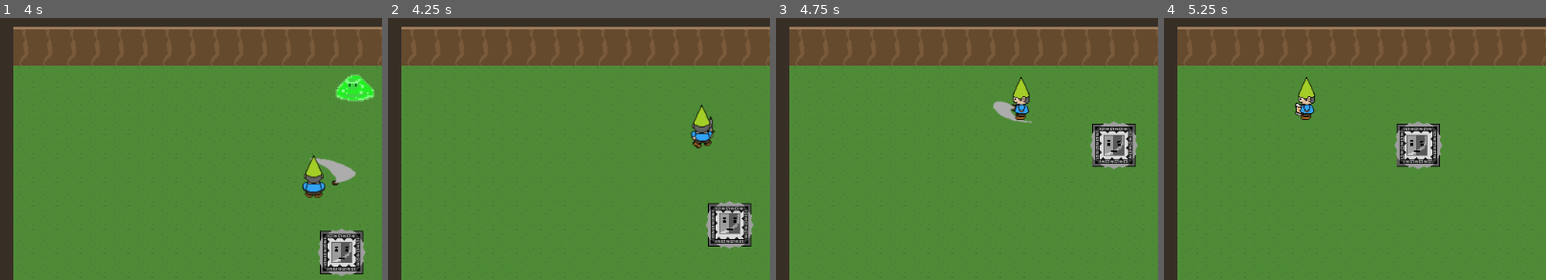
Above: before the commit, frames 1-4 (left to right).
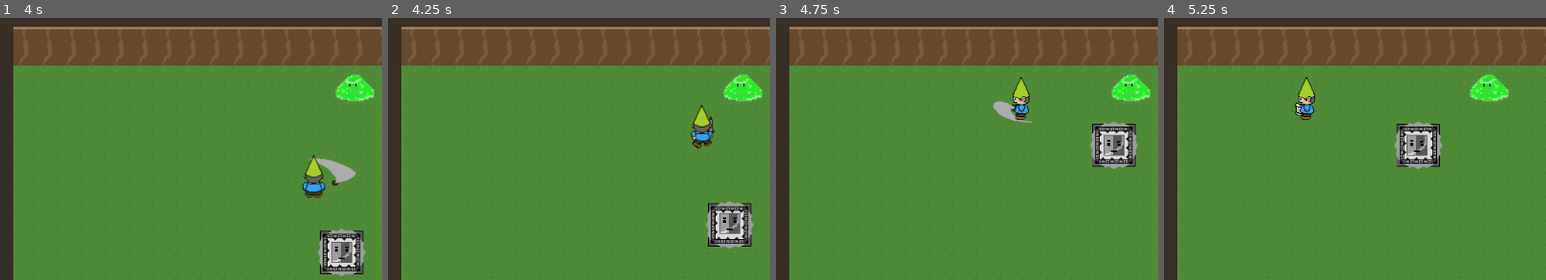
Above: after the commit, the same moments.

Repository: mfurtak/gmtk-game-jam-2019
Game: Godot game, scene res://menus/MainMenu.tscn
Same seed, same stepped clock (60 frames per second), same inputs: the game is played once before the commit and once after it. Sound files missing from this copy of the repository are replaced by a short silence.
Inputs:
- Up to frame 1 (4 s): click "New Game" at 0.5 s; hold Right (ui_right) 1.28-2.03 s; tap Space (ui_select) at 1.52, 2.27, 3.77 s; hold Down (ui_down) 2.03-2.78 s; hold Right (ui_right) 2.78-3.53 s; hold Up (ui_up) from 3.53 s (still down)
- Up to frame 2 (4.25 s): keep holding Up (ui_up)
- Up to frame 3 (4.75 s): release Up (ui_up) at 4.28 s; hold Left (ui_left) from 4.28 s (still down); tap Space (ui_select) at 4.52 s
- Up to frame 4 (5.25 s): keep holding Left (ui_left)
The pictures show only the part of the screen within x 1-51%, y 0-50%; the shares and areas given below are measured in that part.

Frame 1 is identical in both runs. In frame 2, 0.8% of the frame differs, in the area x 87-98%, y 21-32%; in frame 3, 0.8%; in frame 4, 0.8%.

Commit message:
Enhance sword

Diff:
--- a/gmtk-godot/Sword.gd
+++ b/gmtk-godot/Sword.gd
@@ -57,7 +57,7 @@
 	pass
 
 func _on_entered(body):
-	if visible and body.has_method('on_sword_attacked'):
+	if time_left > 0 and visible and body.has_method('on_sword_attacked'):
 		body.on_sword_attacked(10)
 		print("sword attacked")
 
@@ -73,6 +73,10 @@
 func set_sword_attacking(new_attacking):
 	attacking = new_attacking
 	if attacking:
+		for body in get_overlapping_bodies():
+			if body.has_method('on_sword_attacked'):
+				body.on_sword_attacked(10)
+		print("sword attacked")
 		play_sword_sfx()
 
 func get_sword_attacking():
